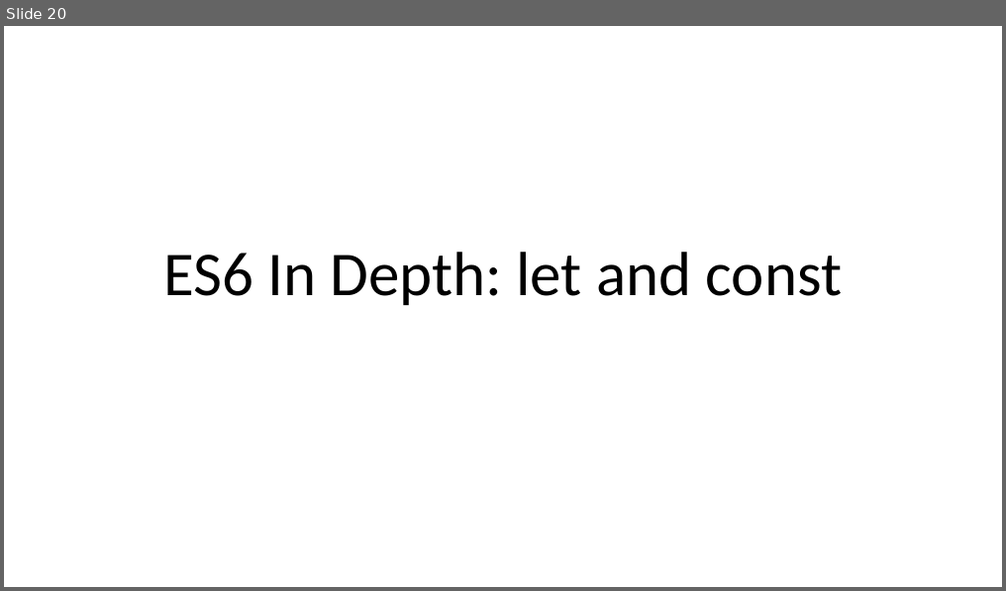
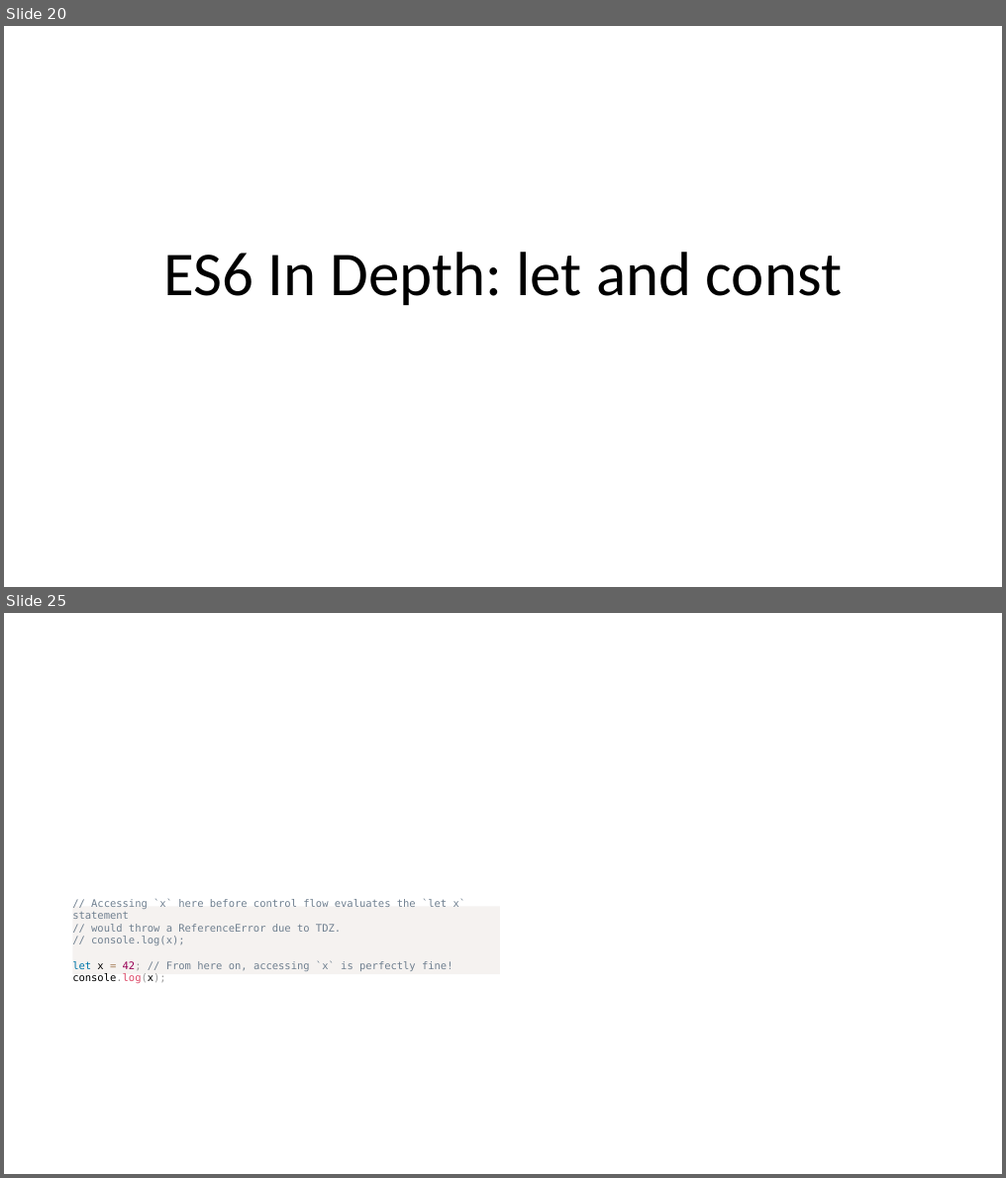
Before and after one commit to dzmitry-varabei/front-end-course, a slide deck: es6/es6.pptx. Shown one above the other, each under a label of ours: slide 20 before the commit, slides 20 and 25 after it; the slides between them are not shown. The pictures are 1006x591 and 1006x1178 pixels, drawn with LibreOffice and Linux fonts; fonts in the diff are those of the drawing. Boxes give left, top, right and bottom in pixels: in the first picture for what was removed or moved away, otherwise in the second. Text is boxed around its words. In the diff, an @@ line names an element or a change of style, - is before the commit and + after.

Commit message:
update

```diff
--- a/es6/es6.pptx
+++ b/es6/es6.pptx
@@ slide 25 added at (4, 613, 1002, 1174), background #FFFFFF @@
@@ text added at (73, 903, 500, 978), fill #F5F2F0, 10 pt, text #708090 @@
+// Accessing `x` here before control flow evaluates the `let x` statement
+// would throw a ReferenceError due to TDZ.
+// console.log(x);
+let x = 42; // From here on, accessing `x` is perfectly fine!
+console.log(x);
```
Also in this commit, not shown: 6 other slides added.
